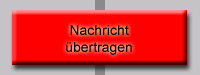
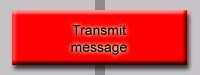
Revision of a layered w=200, h=75 image; what changed, layer by layer:
renamed "Nachricht übertragen" to "Transmit message", painted on it over [66, 25, 132, 55]
